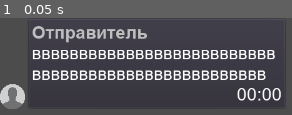
Above: before the commit, frame 1.
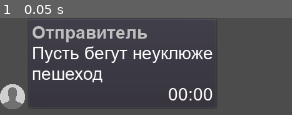
Above: after the commit, the same moment.

Repository: LeshaLukash/The-Chat-Prototype
Game: Godot game, scene res://message.tscn
Two runs of this game, one before a commit and one after it. Both use one fixed random seed, a clock stepped at 60 frames per second and the inputs below.
Inputs:
- Up to frame 1 (0.05 s): no input

The runs differ from the first frame. In frame 1, 13% of the frame differs, in the area x 11-97%, y 28-86%.
Error in both runs: Attempt to call function 'format_text' in base 'null instance' on a null instance. (res://message.gd:42)

Commit message:
Message
Начал работу над исправлением расстановки переносов в тексте, внёс пару правок в код, улучшил читаемость.
Теперь при изменении размера сообщений учитывается отформатированный текст, а не исходный: это позволяет подобрать разумные размеры сообщения, без лишних пустых пространств

Diff:
--- a/message.gd
+++ b/message.gd
@@ -44,13 +44,13 @@
 
 	# Обновляем содержимое сообщения и подгоняем его под размеры
 	get_node("%Text").bbcode_text = sender_formatted + '\n' + text_formatted + '\n' + time_formatted
-	get_node("%Text").rect_min_size.x = calc_message_width()
+	get_node("%Text").rect_min_size.x = calc_message_width(text_formatted)
 
 
 # Вычислить ширину сообщения, в зависимости от размера содержимого
-func calc_message_width() -> int:
+func calc_message_width(text_formatted: String) -> int:
 	var sender_length: int = $TextFormatter.get_line_pixel_length(sender, sender_font)
-	var text_longest_line: String = $TextFormatter.get_longest_text_line(text, text_font)
+	var text_longest_line: String = $TextFormatter.get_longest_text_line(text_formatted, text_font)
 	var text_length: int = $TextFormatter.get_line_pixel_length(text_longest_line, text_font)
 	var time_length: int = $TextFormatter.get_line_pixel_length(get_time_status(), time_font)
 
--- a/message.tscn
+++ b/message.tscn
@@ -10,10 +10,10 @@
 margin_bottom = 101.0
 rect_pivot_offset = Vector2( -513, -236 )
 script = ExtResource( 2 )
-text = "ввввввввввввввввввввввввввввввввввввввввввввввввввв"
+text = "Пусть бегут неуклюже пешеход"
 
 [node name="HBoxContainer" type="HBoxContainer" parent="."]
-margin_right = 458.0
+margin_right = 348.0
 margin_bottom = 146.0
 
 [node name="Avatar" type="TextureButton" parent="HBoxContainer"]
@@ -29,7 +29,7 @@
 [node name="Panel" type="PanelContainer" parent="HBoxContainer"]
 unique_name_in_owner = true
 margin_left = 44.0
-margin_right = 458.0
+margin_right = 348.0
 margin_bottom = 146.0
 rect_min_size = Vector2( 50, 0 )
 size_flags_horizontal = 3
@@ -39,18 +39,18 @@
 unique_name_in_owner = true
 margin_left = 7.0
 margin_top = 7.0
-margin_right = 407.0
+margin_right = 297.0
 margin_bottom = 139.0
-rect_min_size = Vector2( 400, 0 )
+rect_min_size = Vector2( 290, 0 )
 rect_clip_content = false
 bbcode_enabled = true
 bbcode_text = "[color=silver][font=fonts/arial_sender_name.tres]Отправитель[/font][/color]
-вввввввввввввввввввввввввв
-ввввввввввввввввввввввввв
+Пусть бегут неуклюже
+пешеход
 [right][font=fonts/arial_time.tres]00:00[/font][/right]"
 text = "Отправитель
-вввввввввввввввввввввввввв
-ввввввввввввввввввввввввв
+Пусть бегут неуклюже
+пешеход
 00:00"
 fit_content_height = true
 scroll_active = false
--- a/text_formatter.gd
+++ b/text_formatter.gd
@@ -5,43 +5,41 @@
 const WORD_MAX_LENGTH := 35		# Макс. длина слова в русском языке (в символах!)
 const SENDER_MAX_LENGTH := 40	# Макс. длина имени (в символах!)
 
+
 # Разбить большую строку на строки поменьше (без переносов!)
 func format_line(line: String, line_max_length: int, line_font: DynamicFont) -> Array:
 	var result := []
 	var line_words: PoolStringArray = line.split(' ')
-	var last_word_idx: int = line_words.size() - 1 # Индекс последнего слова
+	var str_tmp := "" # Хранит промежуточные этапы разбиения
 
-	var string := "" # Хранит промежуточные этапы разбиения
-	for i in line_words.size():
-		var word: String = line_words[i]
+	for word in line_words:
 
 		# Если текущее слово сликом длинное (вероятно, спам букв)
 		if word.length() >= WORD_MAX_LENGTH:
-			for j in word.length():
-				var letter: String = word[j]
-
-				if get_line_pixel_length(string + letter, line_font) <= line_max_length:
-					string += letter
+			for ch in word:
+				if get_line_pixel_length(str_tmp + ch, line_font) <= line_max_length:
+					str_tmp += ch
 				else:
-					result.append(string)
-					string = letter
+					result.append(str_tmp)
+					str_tmp = ch
 		# Пытаемся вместить слово с пробелом после него
-		elif get_line_pixel_length(string + word + ' ', line_font) <= line_max_length:
-			string += word + ' '
+		elif get_line_pixel_length(str_tmp + word + ' ', line_font) <= line_max_length:
+			str_tmp += word + ' '
 		# Пытаемся вместить слово без пробела после него
 		# Слово последним будет в этой строке, поэтому после отдаём её
-		elif get_line_pixel_length(string + word, line_font) <= line_max_length:
-			string += word
-			result.append(string)
-			string = ""
+		elif get_line_pixel_length(str_tmp + word, line_font) <= line_max_length:
+			str_tmp += word
+			result.append(str_tmp)
+			str_tmp = ""
 		# Если даже и слово не влазит - оставляем его для новой строки
 		else:
-			result.append(string.trim_suffix(' '))
-			string = word + ' '
+			result.append(str_tmp.trim_suffix(' '))
+			str_tmp = word + ' '
 
 		# Не забываем забрать незаконченые строки
-		if i == last_word_idx:
-			result.append(string.trim_suffix(' '))
+		if word == line_words[-1]:
+			result.append(str_tmp.trim_suffix(' '))
+	print("format_line: " + str(result))
 	return result
 
 
@@ -53,20 +51,19 @@
 	var result := ""
 	var text_lines: PoolStringArray = text.split('\n')
 
-	for i in text_lines.size():
-		var line: String = text_lines[i]
-
+	for line in text_lines:
 		# Если текущая строка не слишком длинная
 		if get_line_pixel_length(line, text_font) <= line_max_length:
-			result += line + '\n'
+			result += line
 		# Если строка слишком длинная
 		else:
-			var line_split: Array = format_line(line, line_max_length, text_font)
-			for string in line_split:
-				result += string + '\n'
+			var line_formatted: Array = format_line(line, line_max_length, text_font)
+			for string in line_formatted:
+				result += string
+				if string != line_formatted[-1]:
+					result += '\n'
 
-	# Последняя строка идёт с лишним переносом в конце - удаляем его
-	result = result.trim_suffix('\n')
+	print("format_text: " + result.c_escape())
 	return result
 
 
